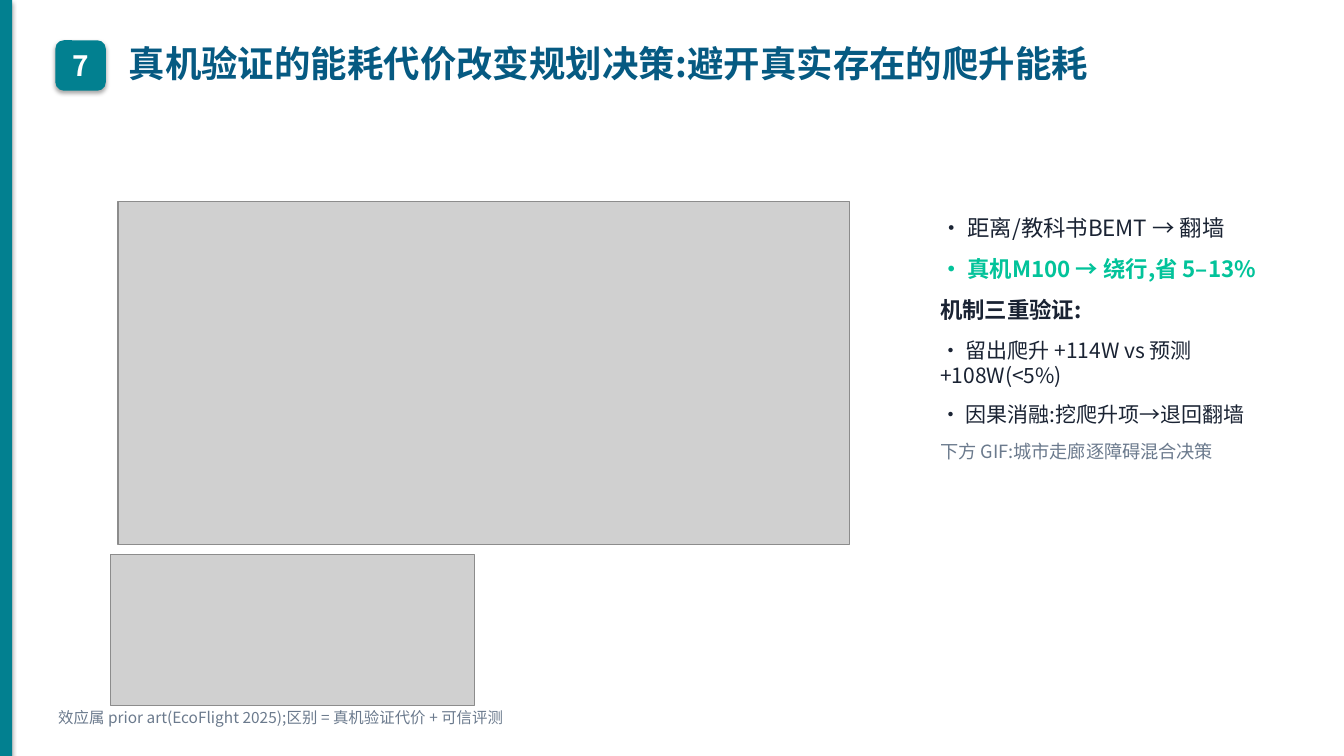
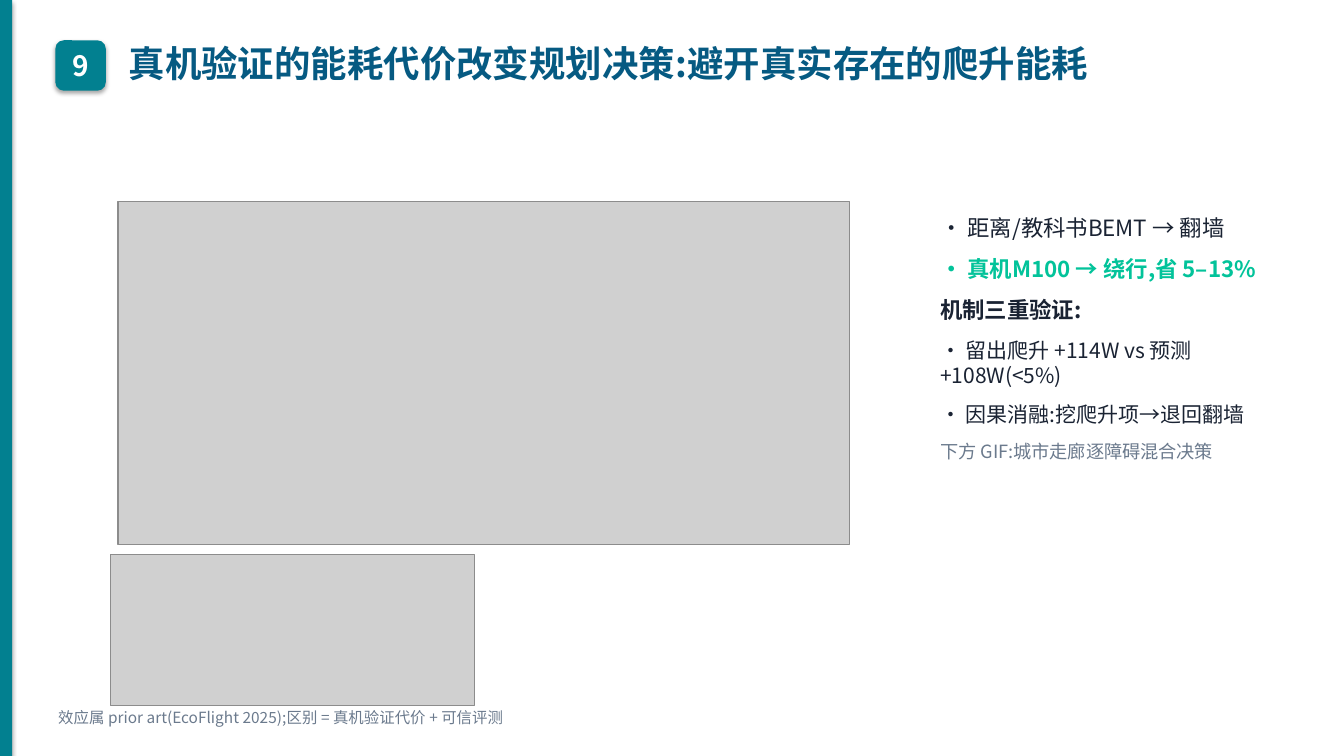
Before and after one commit to wbz0429/PathPlanningwithEnergy, a slide deck: slide 10 of autoresearch/energy_m100/experiments/midterm_defense.pptx (slide 8 before the commit). Drawn at 1344x756 pixels with LibreOffice and Linux fonts; fonts in the diff are those of the drawing; grey boxes stand for pictures. Boxes give left, top, right and bottom in pixels: in the first picture for what was removed or moved away, otherwise in the second. Text is boxed around its words. In the diff, an @@ line names an element or a change of style, - is before the commit and + after.

```diff
--- a/autoresearch/energy_m100/experiments/midterm_defense.pptx
+++ b/autoresearch/energy_m100/experiments/midterm_defense.pptx
@@ text in rounded rectangle at [72,55,89,77]: text changed @@
-7
+9
```
Also in this commit, not shown: 11 other slides changed, 2 slides added, 4 other files.
